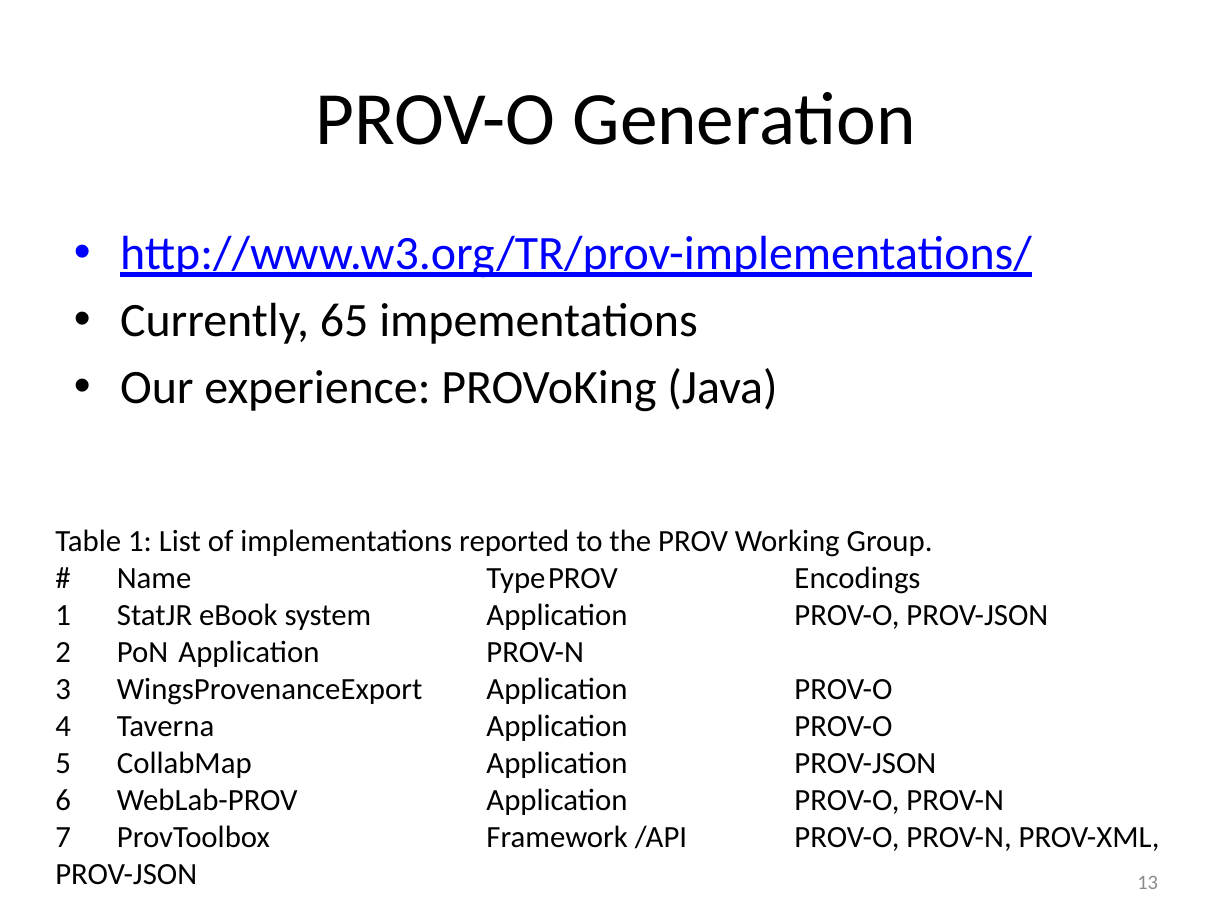
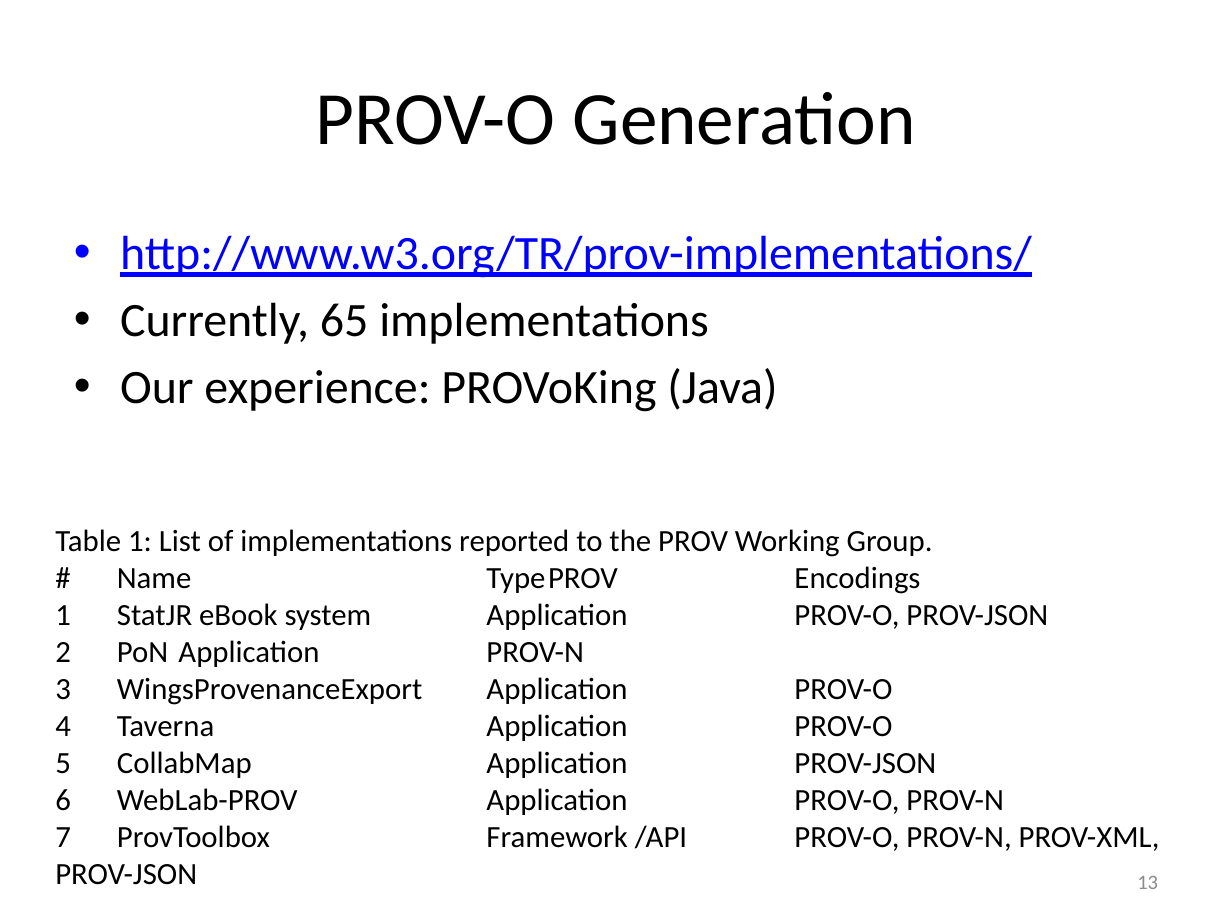
Before and after one commit to roomthily/ELSeWeb, a slide deck: slide 13 of documents/presentations/2013/ELSEweb-EDAC-PROV.pptx. Drawn at 1232x924 pixels with LibreOffice and Linux fonts; fonts in the diff are those of the drawing. Boxes give left, top, right and bottom in pixels: in the first picture for what was removed or moved away, otherwise in the second. Text is boxed around its words. In the diff, an @@ line names an element or a change of style, - is before the commit and + after.

Commit message:
Updated presentation and prov trace corrected by Soren

```diff
--- a/documents/presentations/2013/ELSEweb-EDAC-PROV.pptx
+++ b/documents/presentations/2013/ELSEweb-EDAC-PROV.pptx
@@ text at <box>120,302,709,344</box>: text changed @@
-• Currently, 65 impementations
+• Currently, 65 implementations
```
Also in this commit, not shown: 7 other slides changed, 1 slide added, 1 other file.
